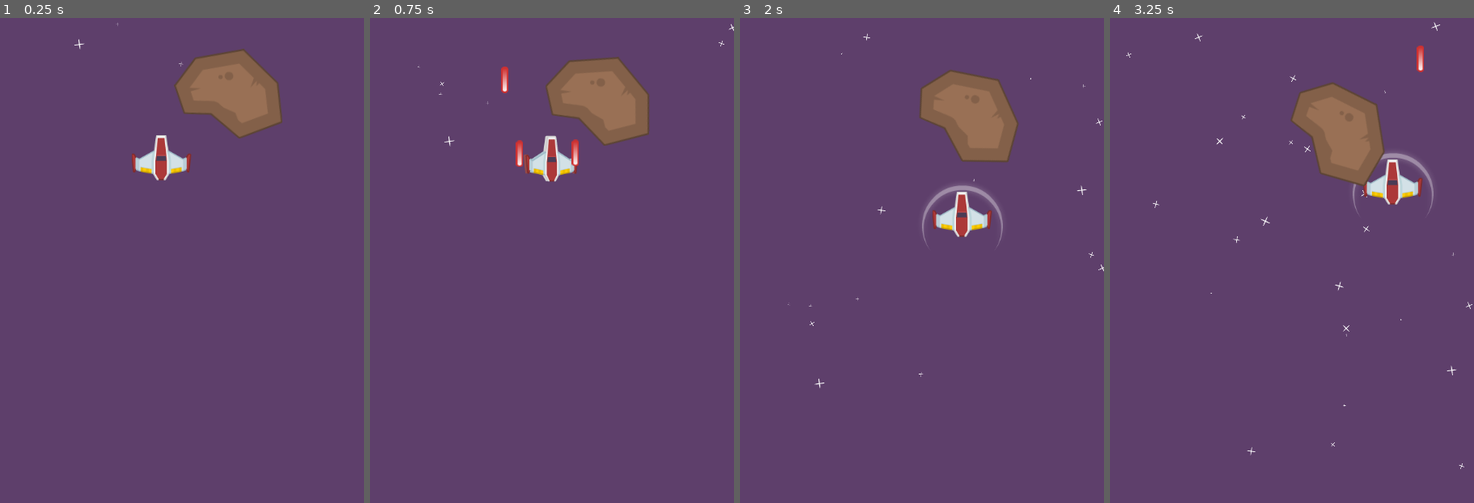
Above: before the commit, frames 1-4 (left to right).
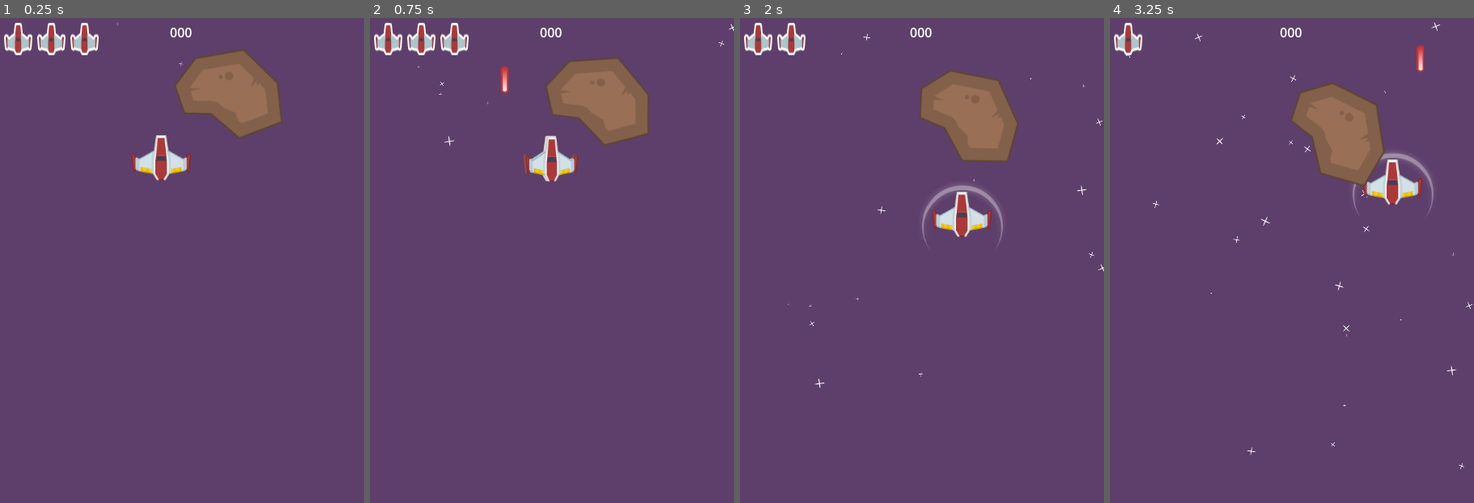
Above: after the commit, the same moments.

Repository: Turbash/space
Game: Godot game, scene res://MainScenes/game_play.tscn
Same seed, same stepped clock (60 frames per second), same inputs: the game is played once before the commit and once after it.
Inputs:
- Up to frame 1 (0.25 s): no input
- Up to frame 2 (0.75 s): tap Enter at 0.5 s; hold D (move_right) from 0.53 s (still down); hold Space (shoot) from 0.53 s (still down)
- Up to frame 3 (2 s): release D (move_right) at 1.28 s; release Space (shoot) at 1.28 s; hold S (move_down) from 1.28 s (still down); tap Alt at 1.35 s
- Up to frame 4 (3.25 s): release S (move_down) at 2.03 s; hold D (move_right) 2.03-2.78 s; tap Shift at 2.1 s; hold W (move_up) from 2.78 s (still down); tap Space (shoot) at 2.85 s

The runs differ from the first frame. In frame 1, 1.1% of the frame differs, in the area x 1-53%, y 1-8%; in frame 2, 1.3%, in the area x 1-58%, y 1-31%; in frame 3, 0.8%; in frame 4, 0.4%.

Commit message:
Added HUD

Diff:
--- /dev/null
+++ b/Autoloads/Signals.gd
@@ -0,0 +1,3 @@
+extends Node
+
+signal on_player_life_changed(life)
--- /dev/null
+++ b/HUD/hud.gd
@@ -0,0 +1,21 @@
+extends Control
+
+var plLifeIcon:=preload("res://HUD/life_icon.tscn")
+
+@onready var life_container:=$LIfeContainer
+
+func _ready() -> void:
+	clear_lives()
+	Signals.connect("on_player_life_changed", _on_player_life_changed)
+
+func clear_lives():
+	for child in life_container.get_children():
+		child.queue_free()
+
+func set_lives(lives: int):
+	clear_lives()
+	for i in range(lives):
+		life_container.add_child(plLifeIcon.instantiate())
+
+func _on_player_life_changed(life: int):
+	set_lives(life)
--- /dev/null
+++ b/HUD/hud.tscn
@@ -0,0 +1,39 @@
+[gd_scene load_steps=3 format=3 uid="uid://c5uu1lrmdmi27"]
+
+[ext_resource type="PackedScene" uid="uid://gdlf8vi8dvo5" path="res://HUD/life_icon.tscn" id="1_h61sl"]
+[ext_resource type="Script" uid="uid://be4bbrtrro8dg" path="res://HUD/hud.gd" id="1_mi5n8"]
+
+[node name="HUD" type="Control"]
+layout_mode = 3
+anchors_preset = 0
+offset_right = 450.0
+offset_bottom = 600.0
+script = ExtResource("1_mi5n8")
+
+[node name="LIfeContainer" type="HBoxContainer" parent="."]
+layout_mode = 0
+offset_left = 5.0
+offset_top = 6.0
+offset_right = 118.0
+offset_bottom = 46.0
+theme_override_constants/separation = 6
+
+[node name="LifeIcon" parent="LIfeContainer" instance=ExtResource("1_h61sl")]
+layout_mode = 2
+
+[node name="LifeIcon2" parent="LIfeContainer" instance=ExtResource("1_h61sl")]
+layout_mode = 2
+
+[node name="LifeIcon3" parent="LIfeContainer" instance=ExtResource("1_h61sl")]
+layout_mode = 2
+
+[node name="Score" type="Label" parent="."]
+layout_mode = 1
+anchors_preset = 10
+anchor_right = 1.0
+offset_top = 6.0
+offset_bottom = 29.0
+grow_horizontal = 2
+text = "000"
+horizontal_alignment = 1
+vertical_alignment = 1
--- /dev/null
+++ b/HUD/life_icon.tscn
@@ -0,0 +1,8 @@
+[gd_scene load_steps=2 format=3 uid="uid://gdlf8vi8dvo5"]
+
+[ext_resource type="Texture2D" uid="uid://cka5wt1h88co6" path="res://textures/life.png" id="1_vnvw7"]
+
+[node name="LifeIcon" type="TextureRect"]
+offset_right = 40.0
+offset_bottom = 40.0
+texture = ExtResource("1_vnvw7")
--- a/MainScenes/game_play.tscn
+++ b/MainScenes/game_play.tscn
@@ -1,11 +1,12 @@
-[gd_scene load_steps=5 format=3 uid="uid://buoeolvm6yalf"]
+[gd_scene load_steps=6 format=3 uid="uid://buoeolvm6yalf"]
 
 [ext_resource type="Texture2D" uid="uid://dalwspi1htjlp" path="res://textures/backgroundColor.png" id="1_c5uo5"]
 [ext_resource type="PackedScene" uid="uid://dj3sjxuq3rfk7" path="res://Player/player.tscn" id="1_i3rah"]
 [ext_resource type="Texture2D" uid="uid://dfo1ty8x1cdd3" path="res://textures/starBig.png" id="2_j7o10"]
 [ext_resource type="PackedScene" uid="uid://cbsournexoebr" path="res://Meteor/meteor.tscn" id="4_7d0xp"]
+[ext_resource type="PackedScene" uid="uid://c5uu1lrmdmi27" path="res://HUD/hud.tscn" id="5_r44uq"]
 
-[node name="GamePlay" type="Node2D"]
+[node name="GamePlay" type="Node"]
 
 [node name="Background" type="Sprite2D" parent="."]
 scale = Vector2(3.0266666, 4.02)
@@ -28,6 +29,9 @@
 scale_amount_min = 0.1
 scale_amount_max = 0.6
 
+[node name="HUD" parent="." instance=ExtResource("5_r44uq")]
+offset_left = 3.0517574e-05
+
 [node name="Player" parent="." instance=ExtResource("1_i3rah")]
 position = Vector2(200, 174)
 
--- a/Player/player.gd
+++ b/Player/player.gd
@@ -17,6 +17,7 @@
 
 func _ready() -> void:
 	shield_sprite.visible=false
+	Signals.emit_signal("on_player_life_changed", life)
 
 func _process(delta: float) -> void:
 	if vel.x<0:
@@ -59,7 +60,8 @@
 	invincibility_timer.start(invincibility_time)
 	shield_sprite.visible=true
 	life-=amount
-	print("Player life=%s" %life)
+	Signals.emit_signal("on_player_life_changed", life)
+
 	if life<=0:
 		print("Player Died!")
 		queue_free()
--- a/project.godot
+++ b/project.godot
@@ -14,6 +14,10 @@
 run/main_scene="uid://buoeolvm6yalf"
 config/features=PackedStringArray("4.5", "Forward Plus")
 config/icon="res://icon.svg"
+
+[autoload]
+
+Signals="*res://Autoloads/Signals.gd"
 
 [display]
 
Not shown, added: Autoloads/Signals.gd.uid
Not shown, added: HUD/hud.gd.uid
